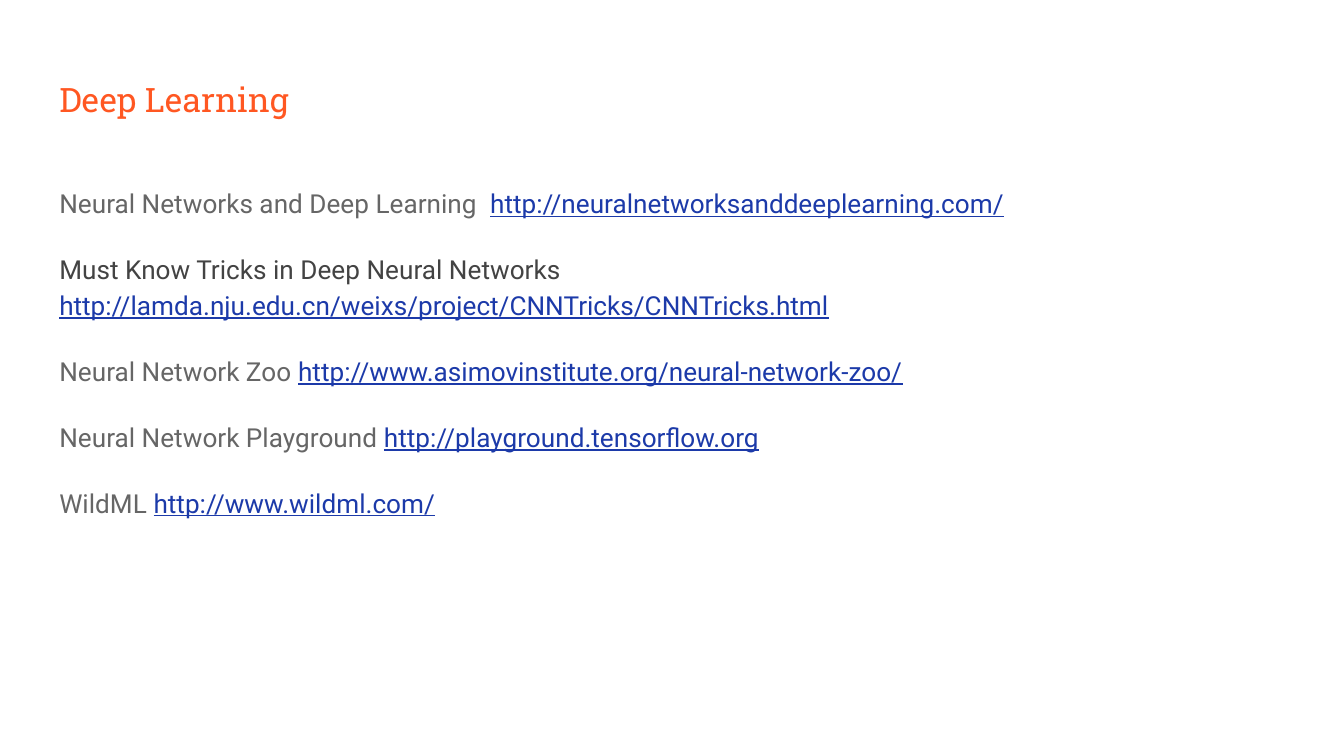
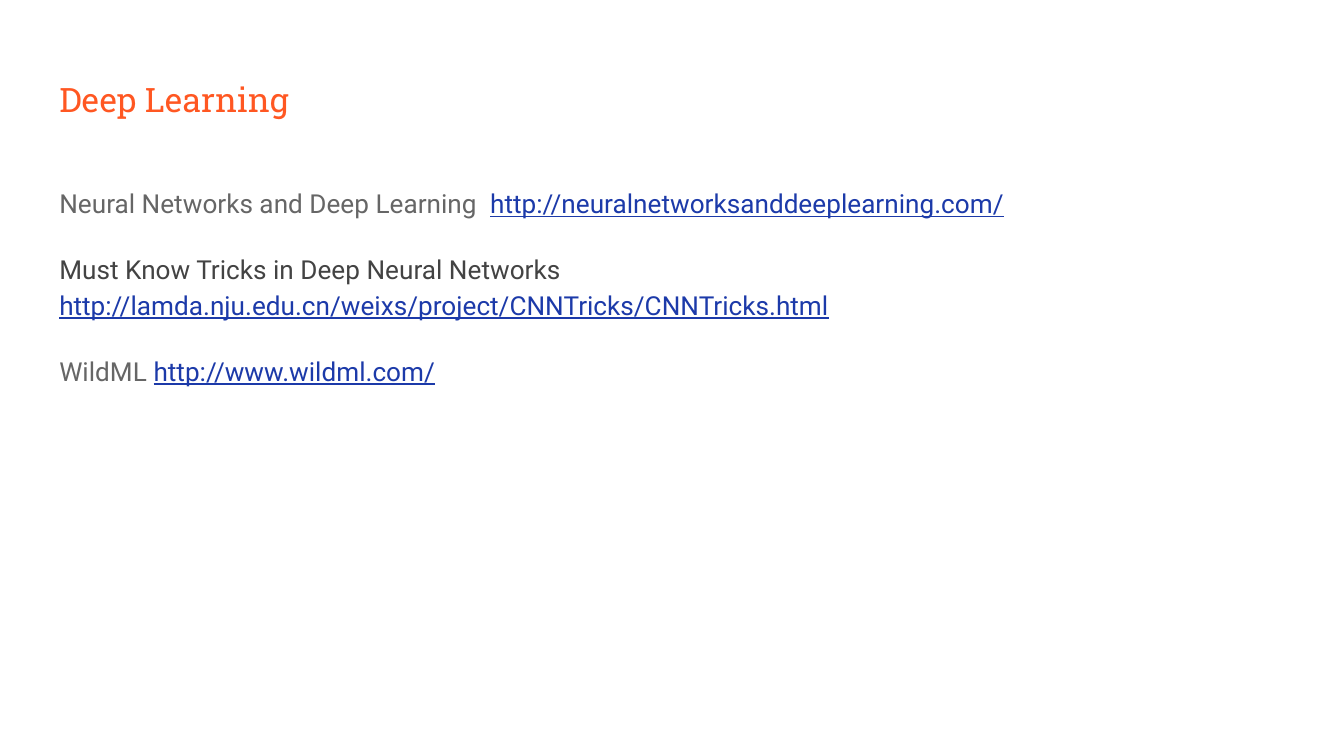
Before and after one commit to timestocome/DeepLearning-Talks, a slide deck: slide 44 of NeuralNets (under the hood)/Neural Network Math.pptx. Drawn at 1344x756 pixels with LibreOffice and Linux fonts; fonts in the diff are those of the drawing. Boxes give left, top, right and bottom in pixels: in the first picture for what was removed or moved away, otherwise in the second. Text is boxed around its words. In the diff, an @@ line names an element or a change of style, - is before the commit and + after.

```diff
--- a/NeuralNets (under the hood)/Neural Network Math.pptx
+++ b/NeuralNets (under the hood)/Neural Network Math.pptx
@@ text at [59, 361, 902, 453]: paragraphs removed @@
-Neural Network Zoo http://www.asimovinstitute.org/neural-network-zoo/
-Neural Network Playground http://playground.tensorflow.org
```
Also in this commit, not shown: 15 other slides changed, 1 other file.
